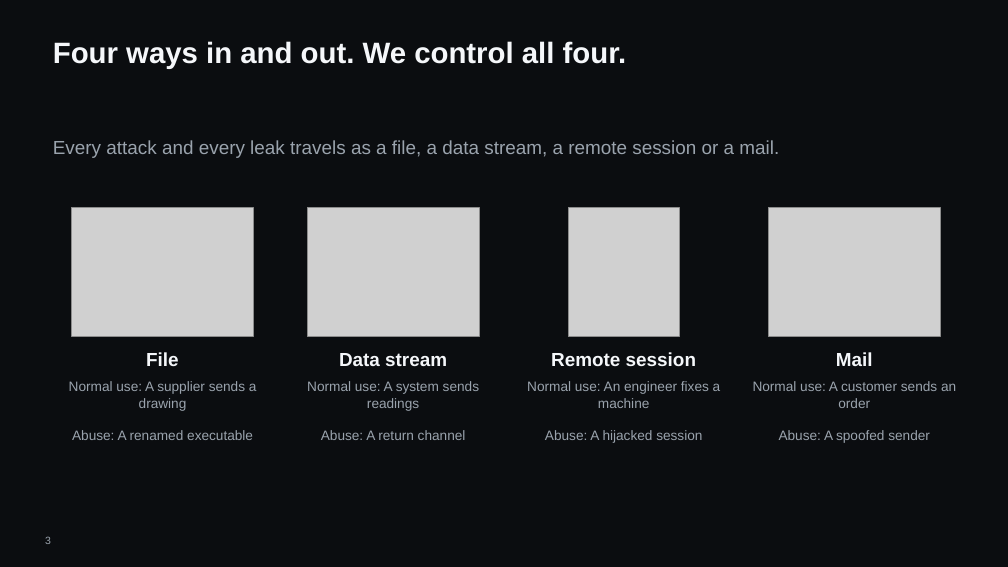
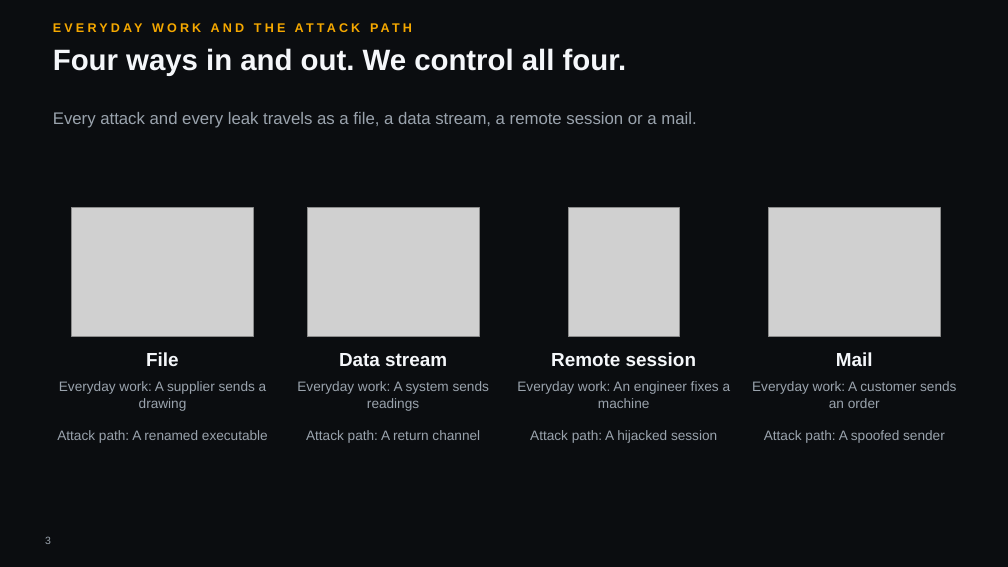
Before and after one commit to hybridus/DFX_Marketing, a slide deck: slide 3 of Projects/03_Presales_Master_Deck/pilot/DFX_Master_deck.pptx. Drawn at 1008x567 pixels with LibreOffice and Linux fonts; fonts in the diff are those of the drawing; grey boxes stand for pictures; background and template pictures are left out. Boxes give left, top, right and bottom in pixels: in the first picture for what was removed or moved away, otherwise in the second. Text is boxed around its words. In the diff, an @@ line names an element or a change of style, - is before the commit and + after.

```diff
--- a/Projects/03_Presales_Master_Deck/pilot/DFX_Master_deck.pptx
+++ b/Projects/03_Presales_Master_Deck/pilot/DFX_Master_deck.pptx
@@ text added at (53,17,953,39), 12 pt, text #F5A800, bold @@
+EVERYDAY WORK AND THE ATTACK PATH
@@ text "Four ways in and out. ...": place and size @@
-text "Four ways in and out. ..." at (53,41,627,69)
+text "Four ways in and out. ..." at (53,48,627,76)
@@ text "Every attack and every leak ...": place and size @@
-text "Every attack and every leak ..." at (53,140,779,158)
+text "Every attack and every leak ..." at (53,112,696,128)
@@ text "Every attack and every leak ..." at (53,112,696,128): size 18 to 16 pt @@
@@ text at (59,381,267,411): text changed @@
-Normal use: A supplier sends a drawing
+Everyday work: A supplier sends a drawing
@@ text at (297,381,489,411): text changed @@
-Normal use: A system sends readings
+Everyday work: A system sends readings
@@ text at (517,381,731,408): text changed @@
-Normal use: An engineer fixes a machine
+Everyday work: An engineer fixes a machine
@@ text at (752,381,956,408): text changed @@
-Normal use: A customer sends an order
+Everyday work: A customer sends an order
@@ text at (57,430,268,443): text changed @@
-Abuse: A renamed executable
+Attack path: A renamed executable
@@ text at (306,430,480,443): text changed @@
-Abuse: A return channel
+Attack path: A return channel
@@ text at (530,430,717,443): text changed @@
-Abuse: A hijacked session
+Attack path: A hijacked session
@@ text at (764,430,945,443): text changed @@
-Abuse: A spoofed sender
+Attack path: A spoofed sender
```
Also in this commit, not shown: 35 other slides changed, 1 slide added, 1 slide removed, 8 other files.
